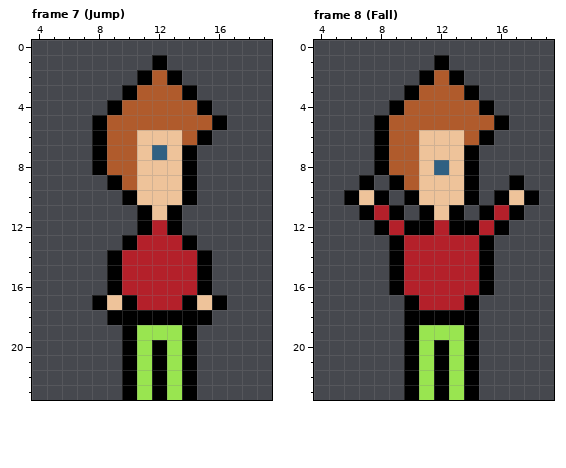
Two versions of one pixel-art file, Varkheim/content/sprites/player.ase. That is the earlier state.
24x24 pixels, 8 frames. Colours within 5 levels of each other are drawn and written as one. Shown: frame 7 (Jump): x 4..19, y 0..23; frame 8 (Fall): x 4..19, y 0..23.
Once edited:
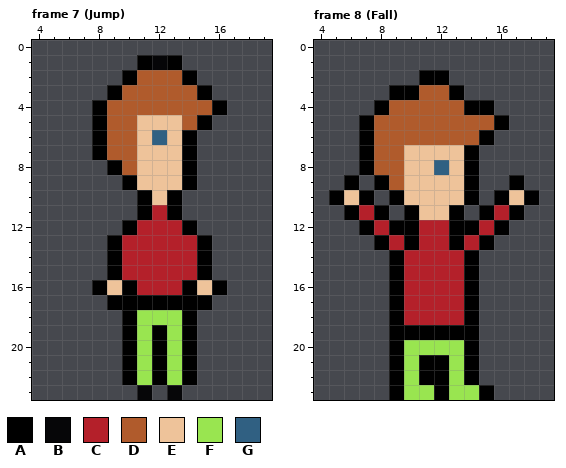
Palette (. is transparent): A #000000  B #060608  C #b4202a  D #b05b2c  E #eec39a  F #99e550  G #306082
Change:
Frame 7 (Jump):
There is now colour A in row 1 at x 11 and 13; in row 2 at x 10 and 14; in row 3 at x 9 and 15; in row 4 at x 8 and 16; in row 12 at x 10 and 14; in row 13 at x 9 and 15.
There is now colour A in row 16 at x 8 and 16.
The edit turns colour C into colour A in row 16 at x 10 and 14; in row 17 at x 11 to 13.
The edit turns colour D into colour A in row 5 at x 15; in row 6 at x 14; in row 8 at x 9; in row 9 at x 10.
The edit turns colour E into colour A in row 10 at x 11 and 13; in row 17 at x 9 and 15.
The edit turns colour F into colour A in row 19 at x 12.
The edit turns colour A into colour B in row 1 at x 12.
The edit turns colour F into colour B in row 23 at x 11 and 13.
The edit turns colour A into colour C in row 12 at x 11 and 13; in row 13 at x 10 and 14.
The edit turns colour E into colour C in row 11 at x 12.
The edit turns colour A into colour D in row 2 at x 11 and 13; in row 3 at x 10 and 14; in row 4 at x 9 and 15.
The edit turns colour A into colour E in row 16 at x 9 and 15.
The edit turns colour D into colour E in row 5 at x 11 to 13.
The edit turns colour G into colour E in row 7 at x 12.
The edit turns colour A into colour F in row 18 at x 11 to 13.
The edit turns colour E into colour G in row 6 at x 12.
Colour A is removed in row 5 at x 16; in row 6 at x 15; in row 8 at x 8; in row 9 at x 9; in row 10 at x 10 and 14; in row 17 at x 8 and 16.
Colour A is removed in row 18 at x 9 and 15; in row 23 at x 10, 12 and 14.
Frame 8 (Fall):
There is now colour A in row 3 at x 9; in row 4 at x 8; in rows 5 to 8 at x 7; in row 9 at x 6 and 8; in row 10 at x 5 and 9; in row 11 at x 6 and 10.
There is now colour A in row 12 at x 7; in row 13 at x 8; in rows 17 to 22 at x 9; in row 23 at x 9 and 15.
The edit turns colour C into colour A in row 11 at x 8; in row 12 at x 9; in row 13 at x 10 and 13; in rows 14 to 16 at x 14.
The edit turns colour D into colour A in row 2 at x 12; in row 3 at x 13; in row 4 at x 14.
The edit turns colour E into colour A in row 10 at x 7.
The edit turns colour F into colour A in row 19 at x 11 to 13; in rows 21 to 22 at x 11.
The edit turns colour A into colour C in row 11 at x 7; in row 12 at x 8 and 11; in row 13 at x 9; in row 17 at x 10; in row 18 at x 10 to 13.
The edit turns colour A into colour D in row 4 at x 9; in rows 5 to 8 at x 8; in row 9 at x 9.
The edit turns colour E into colour D in row 6 at x 11 to 13.
The edit turns colour A into colour E in row 10 at x 6 and 10; in row 11 at x 11.
The edit turns colour D into colour E in rows 7 to 9 at x 10.
The edit turns colour A into colour F in row 20 at x 10 and 12; in rows 21 to 22 at x 10; in row 23 at x 10 and 14.
Colour A is removed in row 1 at x 12; in row 2 at x 13; in row 3 at x 14; in row 9 at x 7; in row 10 at x 8; in row 11 at x 9.
Colour A is removed in rows 14 to 16 at x 15.
Changed places in both pictures, as pixel boxes (x1, y1, x2, y2):
changed: (92, 55, 227, 400)
changed: (329, 55, 494, 400)
